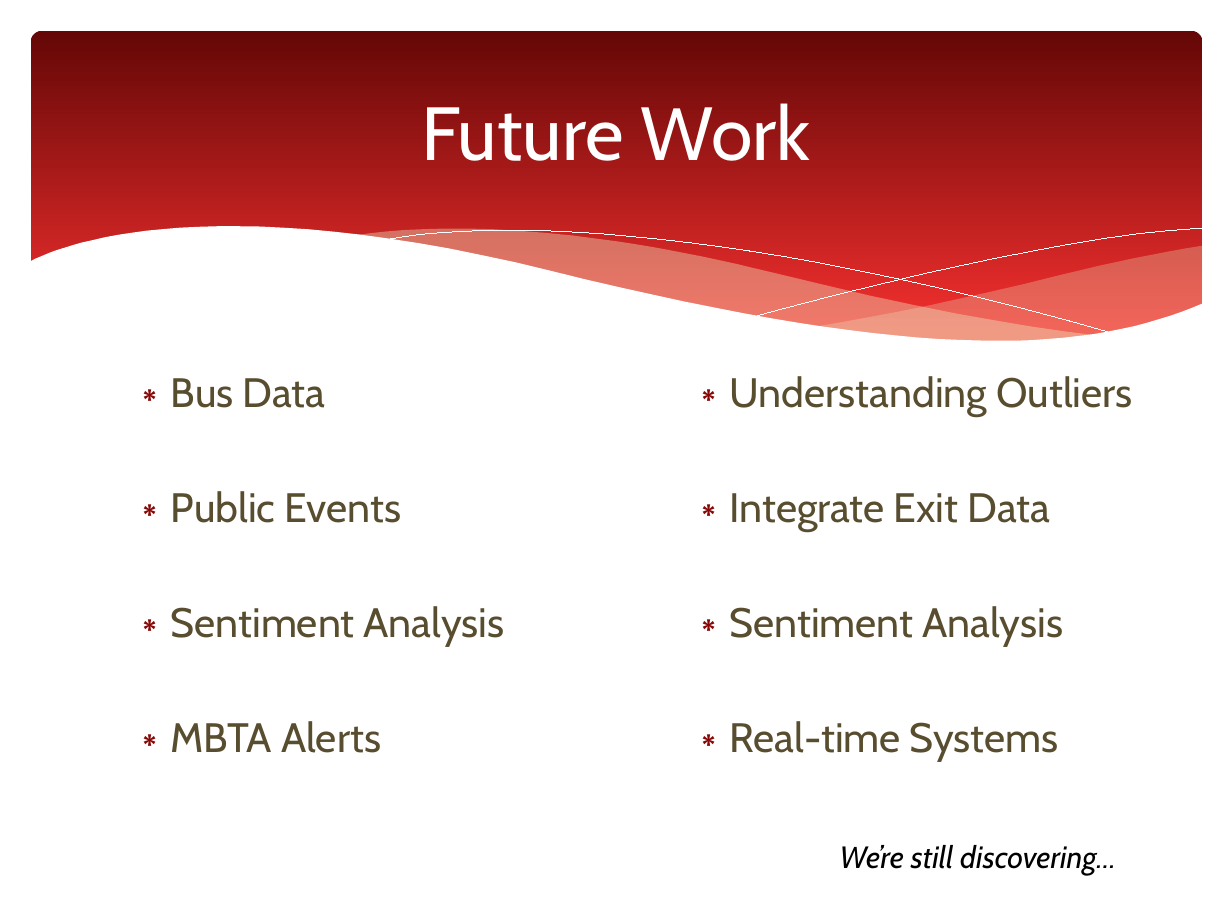
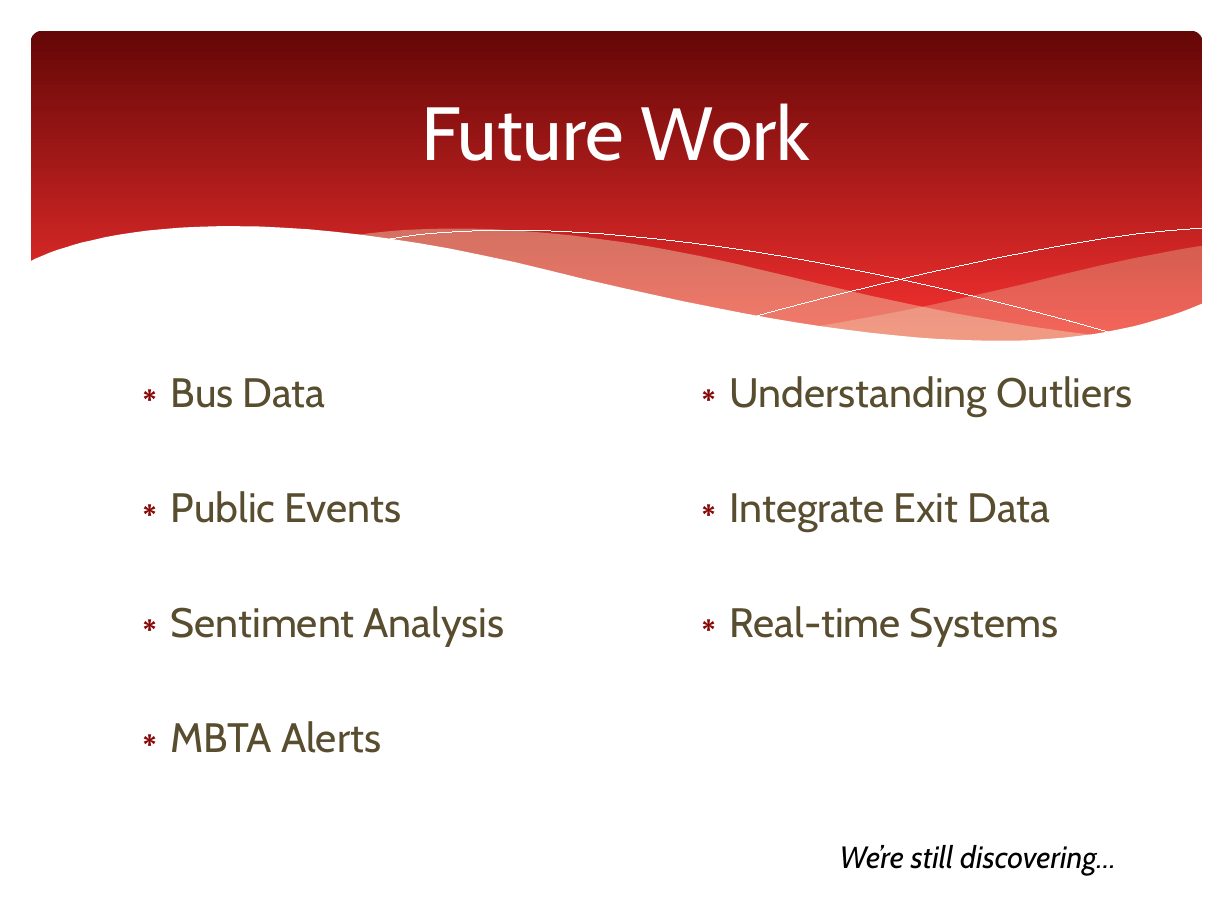
Before and after one commit to azampagl/harvard-capstone, a slide deck: slide 14 of docs/presentations/executive/mbta-capstone_executive.pptx (slide 13 before the commit). Drawn at 1232x924 pixels with LibreOffice and Linux fonts; fonts in the diff are those of the drawing. Boxes give left, top, right and bottom in pixels: in the first picture for what was removed or moved away, otherwise in the second. Text is boxed around its words. In the diff, an @@ line names an element or a change of style, - is before the commit and + after.

```diff
--- a/docs/presentations/executive/mbta-capstone_executive.pptx
+++ b/docs/presentations/executive/mbta-capstone_executive.pptx
@@ text at [730,606,1064,647]: paragraph removed @@
-∗ Sentiment Analysis
```
Also in this commit, not shown: 2 other slides changed, 1 slide added.
